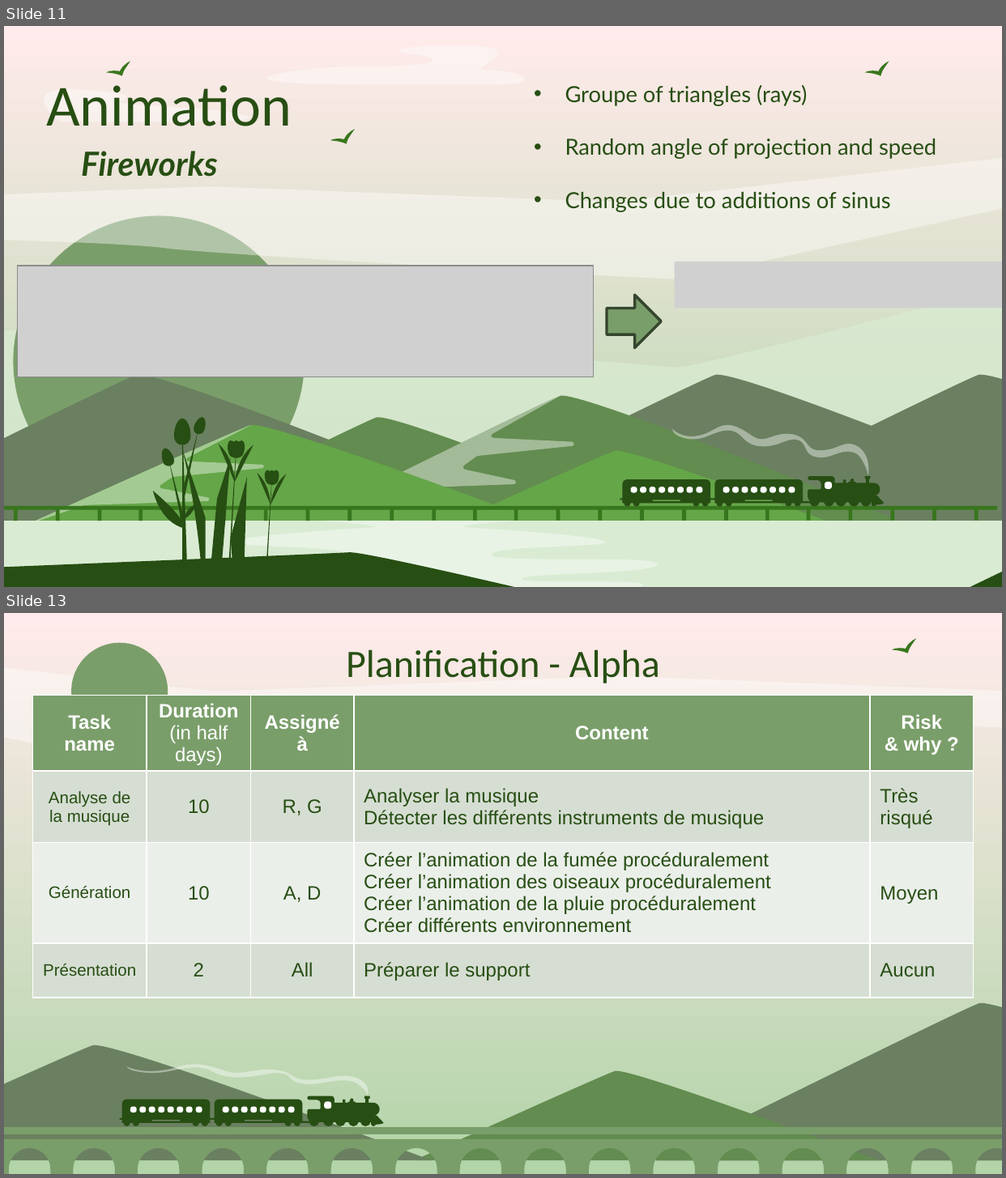
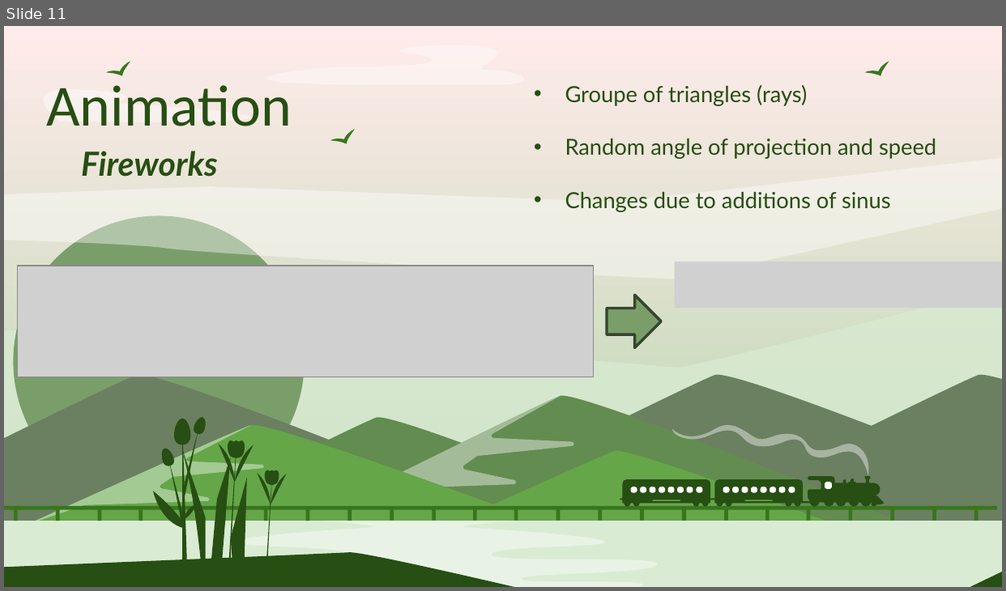
Before and after one commit to Smoother19/MusicAnimation, a slide deck: docs/presentation/PresProto.pptx. Shown one above the other, each under a label of ours: slides 11 and 13 before the commit, slide 11 after it; the slides between them are not shown. The pictures are 1006x1178 and 1006x591 pixels, drawn with LibreOffice and Linux fonts; fonts in the diff are those of the drawing; grey boxes stand for pictures. Boxes give left, top, right and bottom in pixels: in the first picture for what was removed or moved away, otherwise in the second. Text is boxed around its words. In the diff, an @@ line names an element or a change of style, - is before the commit and + after.

```diff
--- a/docs/presentation/PresProto.pptx
+++ b/docs/presentation/PresProto.pptx
@@ slide 13 removed at (4,613,1002,1174), background gradient #FFEBEB to #B2D4A8 @@
@@ freeform shape removed at (892,634,920,661) @@
@@ freeform shape removed at (4,647,1002,769) @@
@@ freeform shape removed at (72,643,168,739) @@
@@ title removed at (346,649,660,683) @@
-Planification - Alpha
@@ table removed at (33,695,972,1004), 4 rows, 5 columns @@
-Task name | Duration / (in half days) | Assigné à | Content | Risk / & why ?
-Analyse de la musique | 10 | R, G | Analyser la musique / Détecter les différents instruments de musique | Très risqué
-Génération | 10 | A, D | Créer l’animation de la fumée procéduralement / Créer l’animation des oiseaux procéduralement / Créer l’animation de la pluie procéduralement / Créer différents environnement | Moyen
-Présentation | 2 | All | Préparer le support | Aucun
@@ freeform shape removed at (931,696,959,722) @@
@@ freeform shape removed at (657,1003,1002,1161) @@
@@ freeform shape removed at (4,1045,432,1161) @@
@@ group removed at (120,1064,384,1127): 19 freeform shapes @@
@@ freeform shape removed at (414,1071,878,1161) @@
@@ freeform shape removed at (4,1127,1002,1134) @@
@@ freeform shape removed at (4,1139,1002,1174) @@
```
Also in this commit, not shown: 2 slides changed, 3 slides added, 5 other slides removed, 1 other file.
